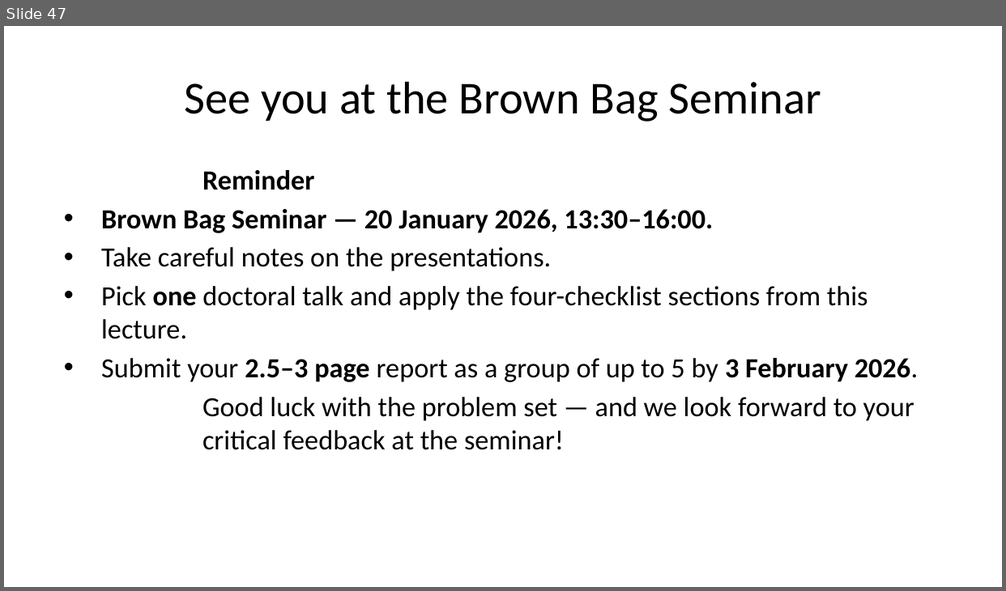
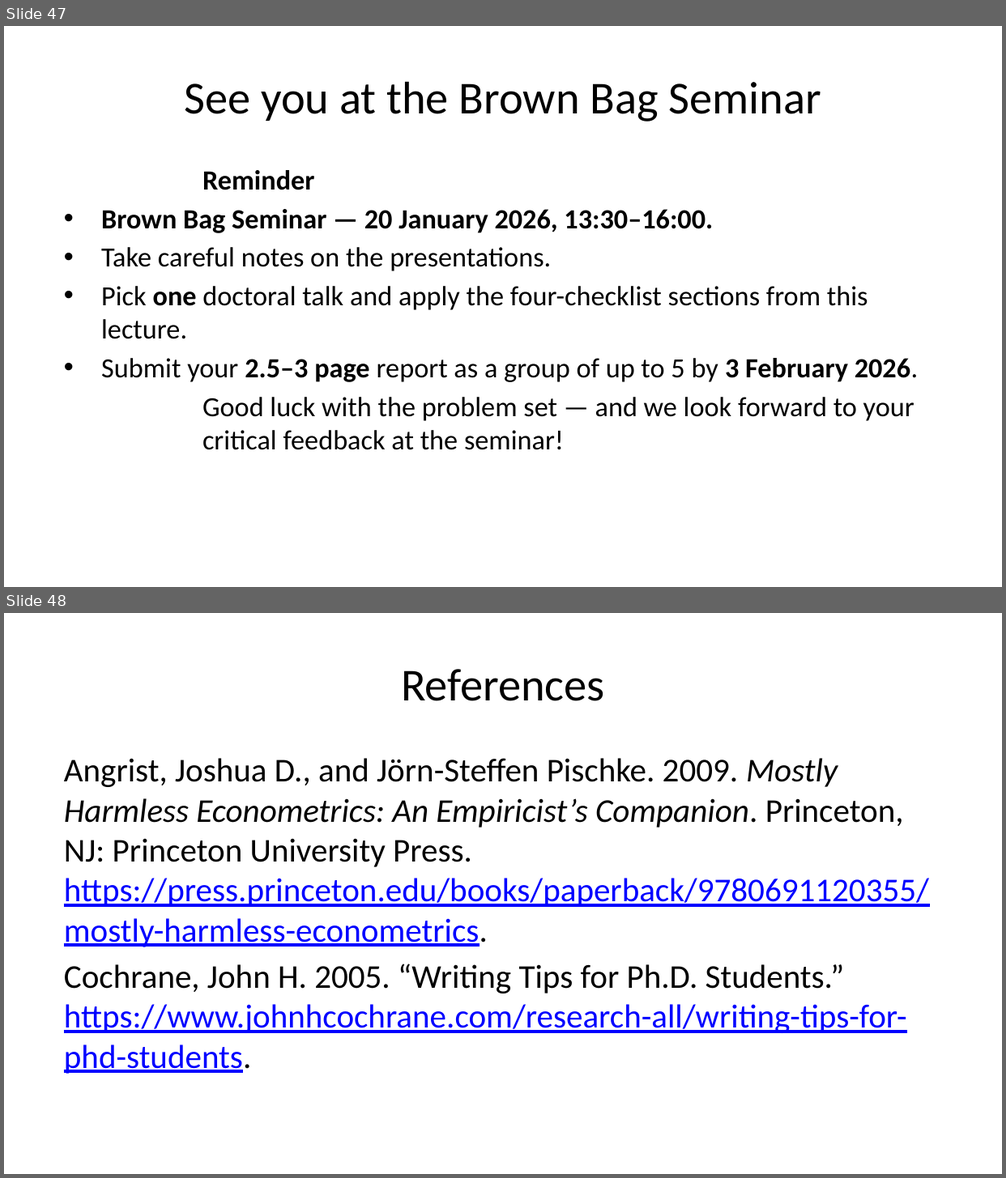
Before and after one commit to papa-puma/smaf, a slide deck: courses/research-in-finance/lectures/lecture-04-academic-publishing/slides.pptx. Shown one above the other, each under a label of ours: slide 47 before the commit, slides 47 and 48 after it. The pictures are 1006x591 and 1006x1178 pixels, drawn with LibreOffice and Linux fonts; fonts in the diff are those of the drawing. Boxes give left, top, right and bottom in pixels: in the first picture for what was removed or moved away, otherwise in the second. Text is boxed around its words. In the diff, an @@ line names an element or a change of style, - is before the commit and + after.

```diff
--- a/courses/research-in-finance/lectures/lecture-04-academic-publishing/slides.pptx
+++ b/courses/research-in-finance/lectures/lecture-04-academic-publishing/slides.pptx
@@ slide 48 added at [4,613,1002,1174], background #FFFFFF @@
@@ title added at [401,669,605,701], 33 pt, text #000000 @@
+References
@@ text added at [64,758,929,1074], 24 pt, text #000000 @@
+Angrist, Joshua D., and Jörn-Steffen Pischke. 2009. Mostly Harmless Econometrics: An Empiricist’s Companion. Princeton, NJ: Princeton University Press. https://press.princeton.edu/books/paperback/9780691120355/mostly-harmless-econometrics.
+Cochrane, John H. 2005. “Writing Tips for Ph.D. Students.” https://www.johnhcochrane.com/research-all/writing-tips-for-phd-students.
```
Also in this commit, not shown: 2 slides changed, 27 other files.
